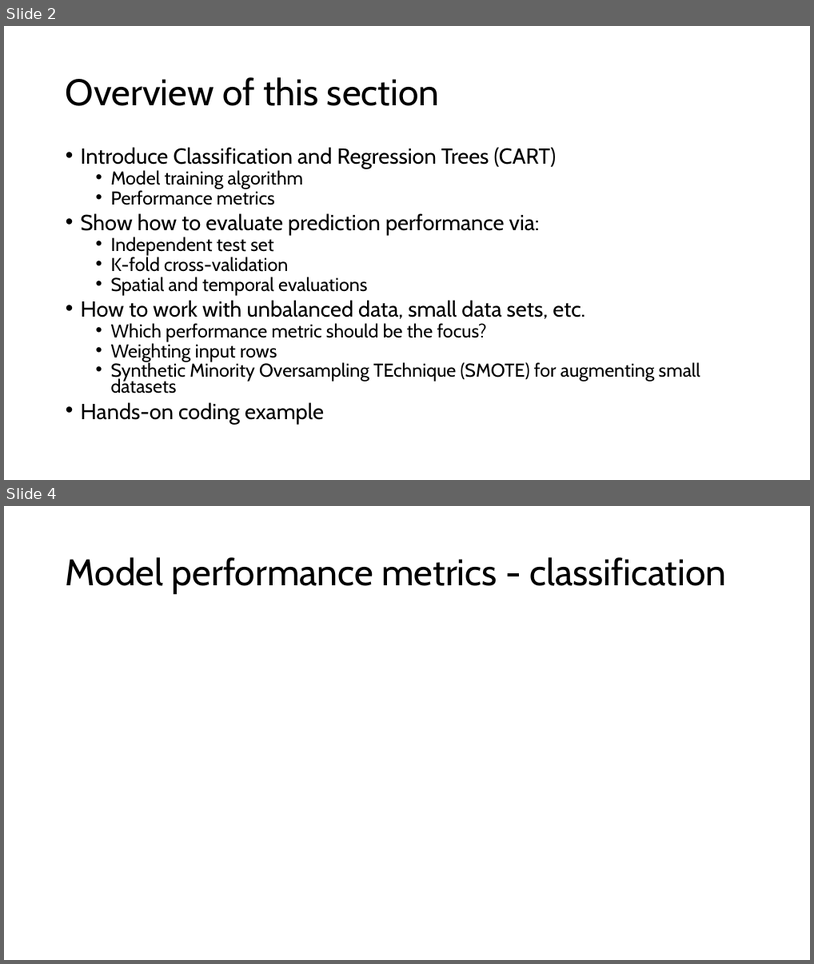
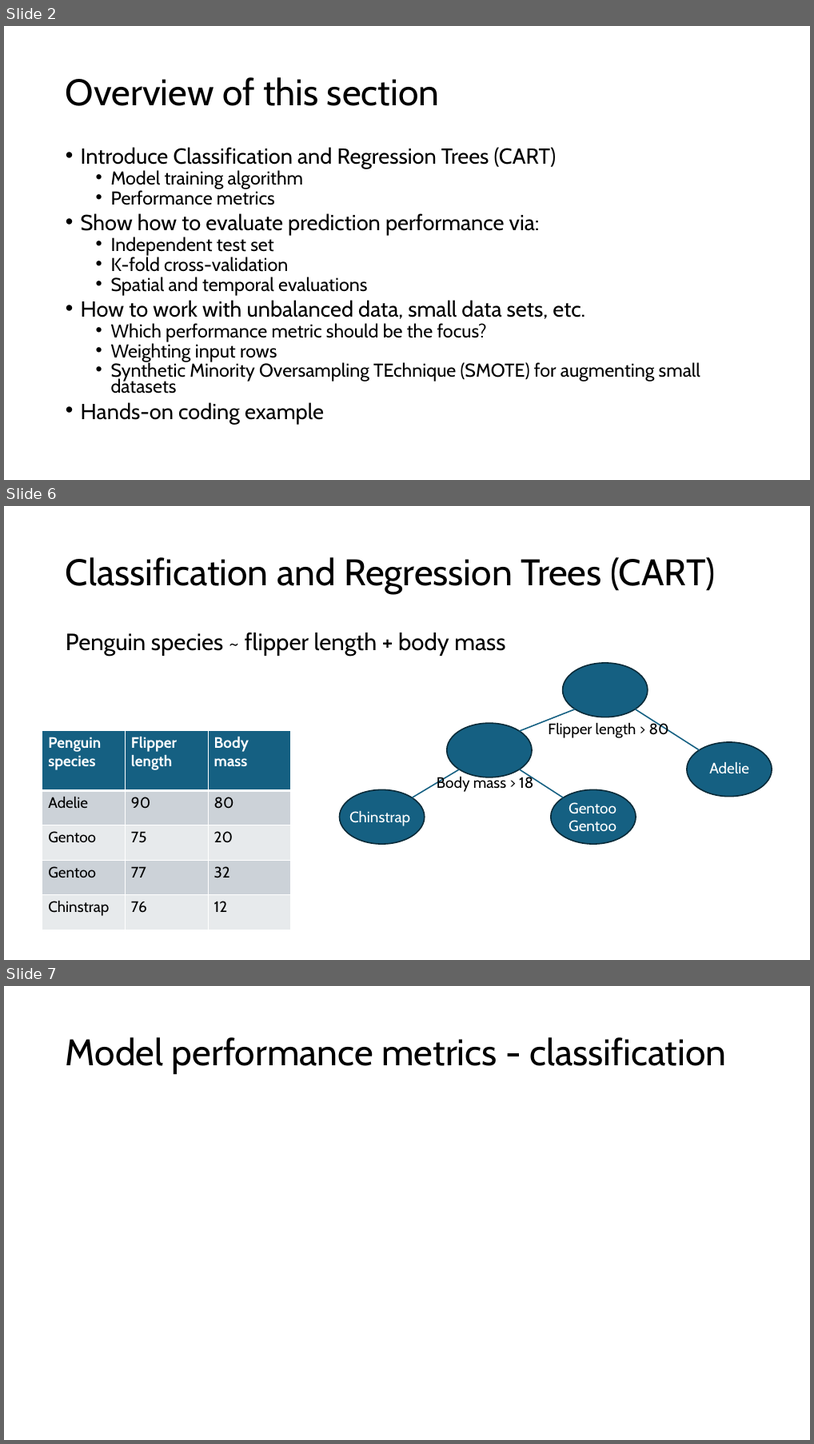
Before and after one commit to grantvagle/ml_methods_workshop, a slide deck: slides/02_model_eval_cv.pptx. Shown one above the other, each under a label of ours: slides 2 and 4 before the commit, slides 2, 6 and 7 after it; the slides between them are not shown. The pictures are 814x964 and 814x1444 pixels, drawn with LibreOffice and Linux fonts; fonts in the diff are those of the drawing. Boxes give left, top, right and bottom in pixels: in the first picture for what was removed or moved away, otherwise in the second. Text is boxed around its words. In the diff, an @@ line names an element or a change of style, - is before the commit and + after.

```diff
--- a/slides/02_model_eval_cv.pptx
+++ b/slides/02_model_eval_cv.pptx
@@ slide 6 added at [4,506,810,960], background #FFFFFF @@
@@ title added at [66,557,716,594], 44 pt, text #000000 @@
+Classification and Regression Trees (CART)
@@ text added at [66,632,506,656], 28 pt, text #000000 @@
+Penguin species ~ flipper length + body mass
@@ text added at [548,721,670,738], 18 pt, text #000000 @@
+Flipper length > 80
@@ table added at [42,731,290,929], 5 rows, 3 columns @@
+Penguin species | Flipper length | Body mass
+Adelie | 90 | 80
+Gentoo | 75 | 20
+Gentoo | 77 | 32
+Chinstrap | 76 | 12
@@ group added at [340,663,773,844]: 5 ellipses, 4 lines @@
@@ text added at [710,762,750,773], 18 pt, text #FFFFFF @@
+Adelie
@@ text added at [437,775,534,792], 18 pt, text #000000 @@
+Body mass > 18
@@ text added at [350,811,410,826], 18 pt, text #FFFFFF @@
+Chinstrap
@@ text added at [569,802,617,832], 18 pt, text #FFFFFF @@
+Gentoo
+Gentoo
@@ what was slide 4 is now slide 7 @@
```
Also in this commit, not shown: 1 slide changed, 3 other slides added, 1 slide removed.
